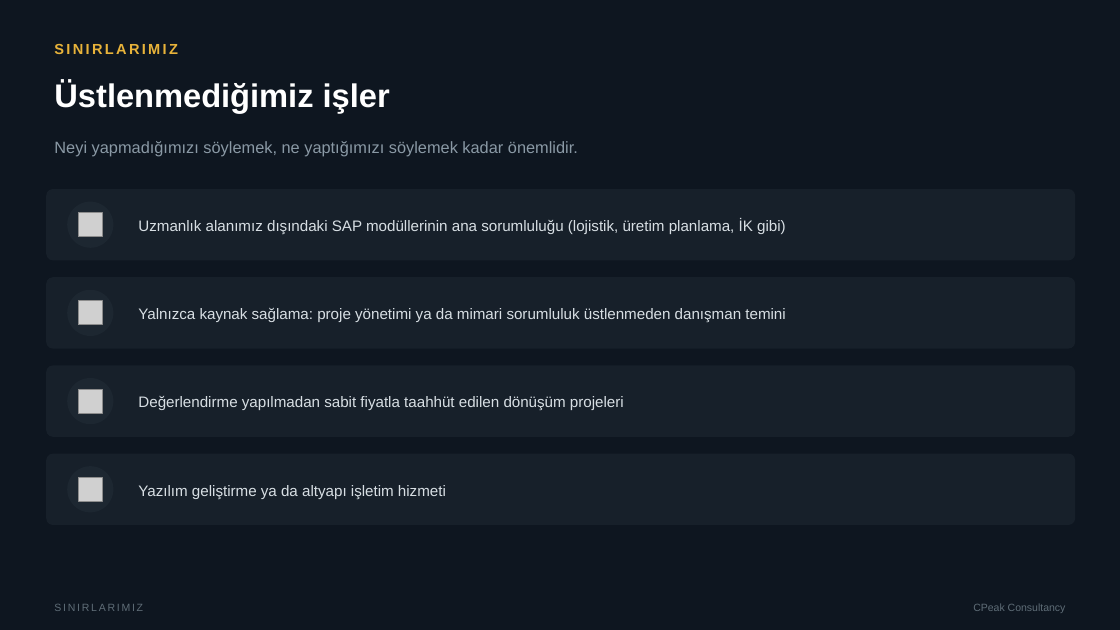
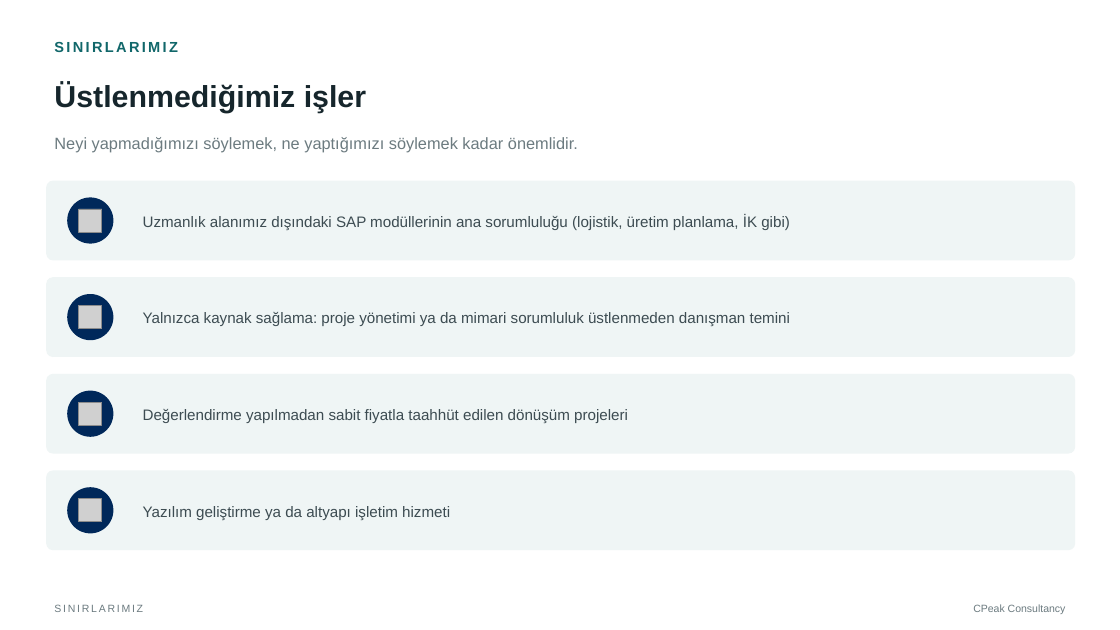
Before and after one commit to narinygt/Default, a slide deck: slide 14 of CPeak_Consultancy_Sunum.pptx. Drawn at 1120x630 pixels with LibreOffice and Linux fonts; fonts in the diff are those of the drawing; grey boxes stand for pictures. Boxes give left, top, right and bottom in pixels: in the first picture for what was removed or moved away, otherwise in the second. Text is boxed around its words. In the diff, an @@ line names an element or a change of style, - is before the commit and + after.

```diff
--- a/CPeak_Consultancy_Sunum.pptx
+++ b/CPeak_Consultancy_Sunum.pptx
@@ background #0E1620 to #FFFFFF @@
@@ text "Üstlenmediğimiz işler" at box(54, 83, 366, 113): size 28 to 26 pt, text colour #FFFFFF to #16262C; line spacing 30.2pt to 29.1pt @@
@@ text "SINIRLARIMIZ" at box(54, 42, 178, 52): text colour #E8B33A to #11676A @@
@@ text "Neyi yapmadığımızı söylemek, ne yaptığımızı ..." at box(54, 137, 578, 153): text colour #8A99A5 to #6C7B80 @@
@@ rounded rectangle: place and size @@
-rounded rectangle at box(46, 189, 1075, 260)
+rounded rectangle at box(46, 181, 1075, 260)
@@ ellipse: place and size @@
-ellipse at box(67, 202, 113, 248)
+ellipse at box(67, 197, 113, 244)
@@ picture: place and size @@
-picture at box(78, 213, 103, 237)
+picture at box(79, 209, 103, 233)
@@ rounded rectangle: place and size @@
-rounded rectangle at box(46, 277, 1075, 349)
+rounded rectangle at box(46, 277, 1075, 357)
@@ ellipse: place and size @@
-ellipse at box(67, 290, 113, 336)
+ellipse at box(67, 294, 113, 340)
@@ picture: place and size @@
-picture at box(78, 301, 103, 325)
+picture at box(79, 306, 103, 329)
@@ rounded rectangle: place and size @@
-rounded rectangle at box(46, 365, 1075, 437)
+rounded rectangle at box(46, 374, 1075, 454)
@@ text "Değerlendirme yapılmadan sabit fiyatla taahhüt ...": place and size @@
-text "Değerlendirme yapılmadan sabit fiyatla taahhüt ..." at box(138, 396, 624, 410)
+text "Değerlendirme yapılmadan sabit fiyatla taahhüt ..." at box(143, 409, 628, 423)
@@ ellipse: place and size @@
-ellipse at box(67, 378, 113, 424)
+ellipse at box(67, 391, 113, 437)
@@ picture: place and size @@
-picture at box(78, 389, 103, 413)
+picture at box(79, 402, 103, 426)
@@ fill #17202A to #EFF5F5; proportions changed in 4 elements at box(46, 181, 1075, 260), box(46, 277, 1075, 357), box(46, 374, 1075, 454), box(46, 471, 1075, 550) @@
@@ rounded rectangle: place and size @@
-rounded rectangle at box(46, 454, 1075, 525)
+rounded rectangle at box(46, 471, 1075, 550)
@@ text colour #D7DEE3 to #3D4C52 in 4 elements at box(143, 216, 790, 230), box(143, 312, 790, 326), box(143, 409, 628, 423), box(143, 506, 450, 520) @@
@@ text "Yazılım geliştirme ya da altyapı ...": place and size @@
-text "Yazılım geliştirme ya da altyapı ..." at box(138, 485, 446, 499)
+text "Yazılım geliştirme ya da altyapı ..." at box(143, 506, 450, 520)
@@ ellipse: place and size @@
-ellipse at box(67, 466, 113, 513)
+ellipse at box(67, 487, 113, 534)
@@ fill #1D2731 to #00285A in 4 elements at box(67, 197, 113, 244), box(67, 294, 113, 340), box(67, 391, 113, 437), box(67, 487, 113, 534) @@
@@ picture: place and size @@
-picture at box(78, 477, 103, 502)
+picture at box(79, 499, 103, 523)
@@ text "SINIRLARIMIZ" at box(54, 604, 143, 612): text colour #5F6D77 to #6C7B80 @@
@@ text "CPeak Consultancy" at box(973, 604, 1066, 614): text colour #5F6D77 to #6C7B80 @@
```
Also in this commit, not shown: 14 other slides changed.
